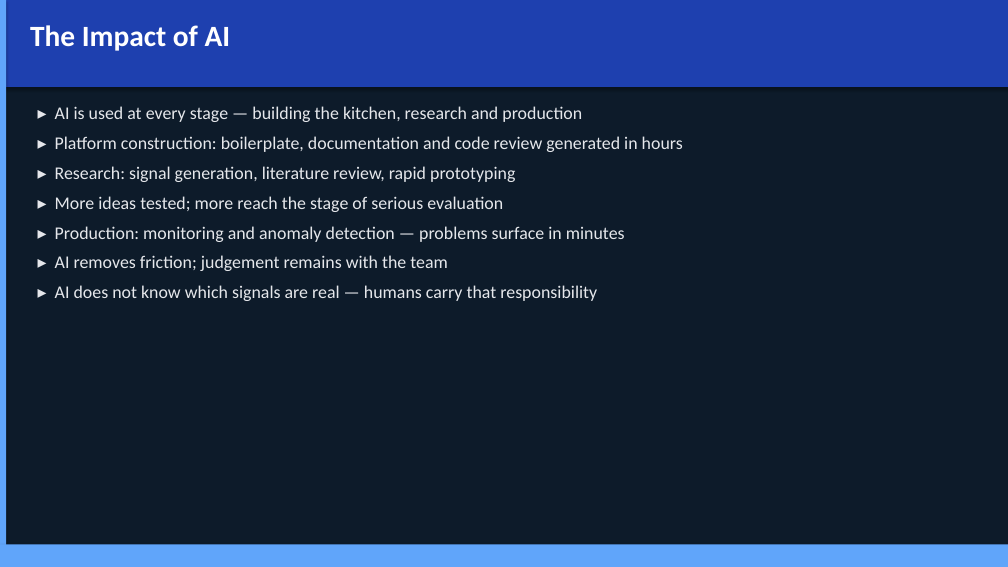
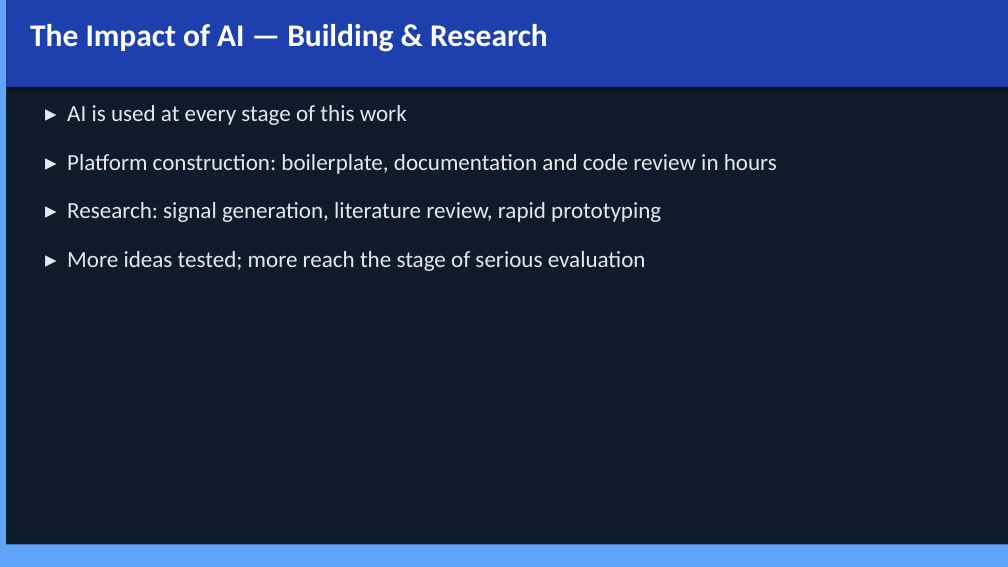
Before and after one commit to Jebel-Quant/platform, a slide deck: slide 35 of vision.pptx (slide 18 before the commit). Drawn at 1008x567 pixels with LibreOffice and Linux fonts; fonts in the diff are those of the drawing. Boxes give left, top, right and bottom in pixels: in the first picture for what was removed or moved away, otherwise in the second. Text is boxed around its words. In the diff, an @@ line names an element or a change of style, - is before the commit and + after.

```diff
--- a/vision.pptx
+++ b/vision.pptx
@@ text at box(30, 24, 548, 52): text changed; size 28 to 30 pt @@
-The Impact of AI
+The Impact of AI — Building & Research
@@ text "▸ AI is used at ...": place and size @@
-text "▸ AI is used at ..." at box(55, 106, 683, 301)
+text "▸ AI is used at ..." at box(67, 105, 777, 271)
@@ text at box(67, 105, 777, 174): text changed; size 17 to 22 pt @@
-▸ AI is used at every stage — building the kitchen, research and production
-▸ Platform construction: boilerplate, documentation and code review generated in hours
+▸ AI is used at every stage of this work
+▸ Platform construction: boilerplate, documentation and code review in hours
@@ text at box(67, 202, 661, 271): size 17 to 22 pt in "▸ Research: signal generation, literature review, rapid ...", "▸ More ideas tested; more reach the ..."; more space between paragraphs @@
@@ text at box(55, 226, 625, 301): paragraphs removed @@
-▸ Production: monitoring and anomaly detection — problems surface in minutes
-▸ AI removes friction; judgement remains with the team
-▸ AI does not know which signals are real — humans carry that responsibility
```
Also in this commit, not shown: 18 other slides changed, 19 slides added, 1 other file.
